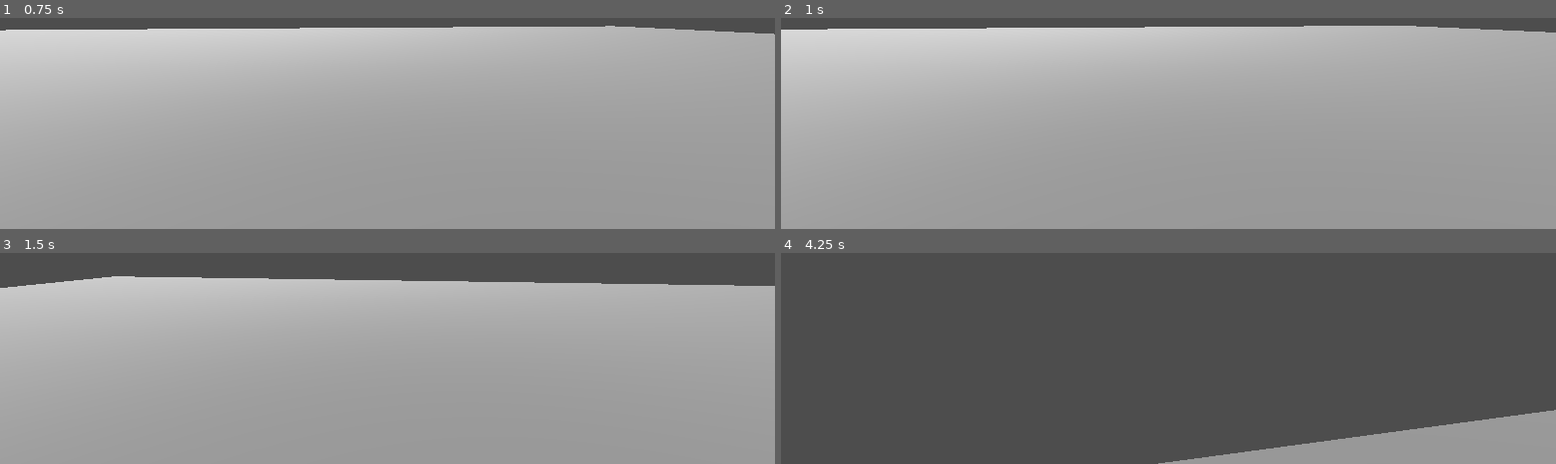
Above: before the commit, frames 1-4 (two rows, left to right).
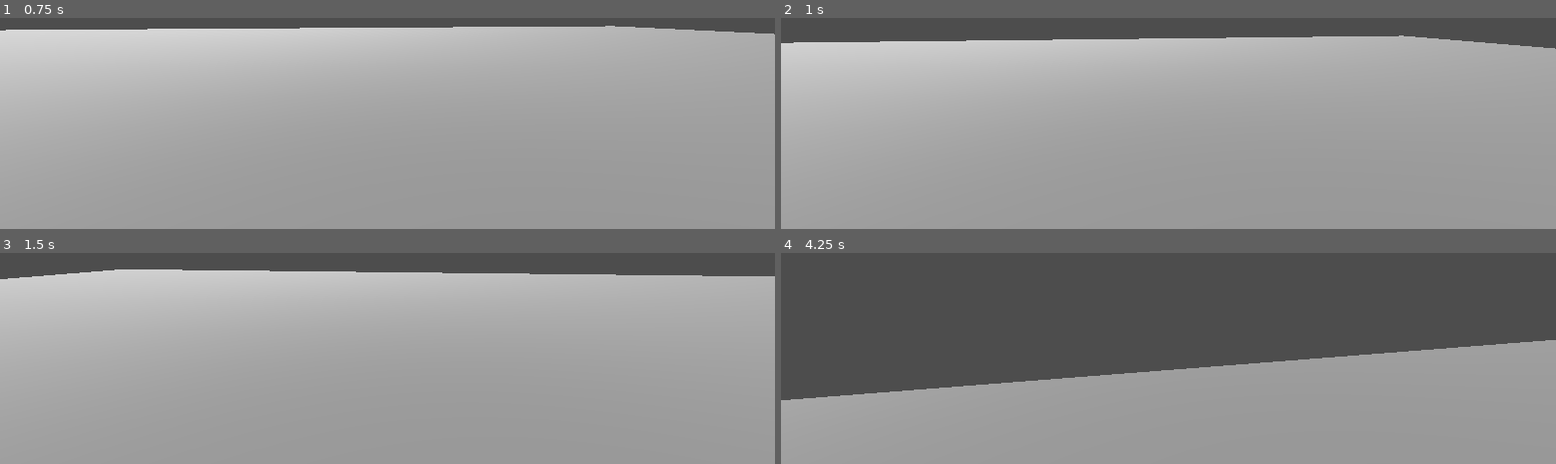
Above: after the commit, the same moments.

Repository: corkranspPA/APCSA-PostTerm2026
Game: Godot game, scene res://main.tscn
Same seed, same stepped clock (60 frames per second), same inputs: the game is played once before the commit and once after it.
Inputs (mouse positions are in pixels of both pictures, inside the frame that each line leads up to):
- Up to frame 1 (0.75 s): tap Enter at 0.5 s; move the mouse to (outside the picture) at 0.52 s; hold W (move_forward) from 0.53 s (still down); hold C (crouch) from 0.53 s (still down)
- Up to frame 2 (1 s): keep holding W (move_forward); keep holding C (crouch); tap Space (jump) at 0.77, 0.8 s
- Up to frame 3 (1.5 s): keep holding W (move_forward); tap Space (jump) at 1.07, 1.35 s; move the mouse to (outside the picture) at 1.27 s; release C (crouch) at 1.28 s
- Up to frame 4 (4.25 s): keep holding W (move_forward); tap Space (jump) at 1.52, 1.82, 2.3, 3.02, 3.32, 3.6, 3.77, 4.07 s; tap C (crouch) at 1.55, 2.85 s; move the mouse to (outside the picture) at 2.02 s; hold C (crouch) 2.03-2.78 s; move the mouse to (1160, 253) at 2.77 s; move the mouse to (outside the picture) at 3.52 s

Frame 1 is identical in both runs. In frame 2, 5.7% of the frame differs, in the area x 0-100%, y 3-15%; in frame 3, 3.9%; in frame 4, 38%, in the area x 0-100%, y 41-100%.

Commit message:
Update player.gd

Diff:
--- a/player.gd
+++ b/player.gd
@@ -4,7 +4,6 @@
 @export var crouch_speed := 3.0
 @export var jump_velocity := 4.5
 @export var mouse_sensitivity := 0.002
-
 @export var crouch_lerp_speed := 10.0
 
 @onready var head: Node3D = $Head
@@ -13,6 +12,8 @@
 
 var pitch := 0.0
 var is_crouching := false
+
+var was_on_floor := true
 
 var stand_height := 2.0
 var crouch_height := 1.2
@@ -52,10 +53,18 @@
 func _physics_process(delta: float) -> void:
 	handle_crouch(delta)
 
+	# --- landing detection (basic hook) ---
+	if not was_on_floor and is_on_floor():
+		# You can add sound, camera shake, etc here later
+		pass
+
+	was_on_floor = is_on_floor()
+
 	if not is_on_floor():
 		velocity += get_gravity() * delta
 
-	if Input.is_action_just_pressed("jump") and is_on_floor() and not is_crouching:
+	# --- jump (crouch unaffected) ---
+	if Input.is_action_just_pressed("jump") and is_on_floor():
 		velocity.y = jump_velocity
 
 	var input_dir := Input.get_vector(
@@ -80,7 +89,7 @@
 
 
 # -------------------------
-# CEILING CHECK FUNCTION
+# CEILING CHECK
 # -------------------------
 func can_stand_up() -> bool:
 	var space_state = get_world_3d().direct_space_state
@@ -92,37 +101,39 @@
 
 	query.exclude = [self]
 
-	var result = space_state.intersect_ray(query)
-
-	return result.is_empty()
+	return space_state.intersect_ray(query).is_empty()
 
 
 # -------------------------
-# CROUCH SYSTEM (SMOOTH)
+# CROUCH SYSTEM (TOGGLE + SMOOTH)
 # -------------------------
 func handle_crouch(delta: float) -> void:
 	var shape = collision.shape as CapsuleShape3D
 	if not shape:
 		return
 
-	var wants_crouch = Input.is_action_pressed("crouch")
+	# --- toggle crouch ---
+	if Input.is_action_just_pressed("crouch") and is_on_floor():
+		if is_crouching:
+			if can_stand_up():
+				is_crouching = false
+		else:
+			is_crouching = true
 
-	# prevent standing if ceiling is blocking
-	if not wants_crouch and not can_stand_up():
-		wants_crouch = true
+	# --- safety: block standing under ceilings ---
+	if not is_crouching and not can_stand_up():
+		is_crouching = true
 
-	is_crouching = wants_crouch
-
-	# target values
+	# --- targets ---
 	var target_height = crouch_height if is_crouching else stand_height
 	var target_cam_y = crouch_cam_y if is_crouching else stand_cam_y
 	var target_collision_y = -0.5 if is_crouching else 0.0
 
-	# smooth capsule height
+	# --- smooth capsule ---
 	shape.height = lerp(shape.height, target_height, crouch_lerp_speed * delta)
 
-	# smooth collision offset (prevents floating)
+	# --- smooth collider offset ---
 	collision.position.y = lerp(collision.position.y, target_collision_y, crouch_lerp_speed * delta)
 
-	# smooth camera movement
+	# --- smooth camera ---
 	camera.position.y = lerp(camera.position.y, target_cam_y, crouch_lerp_speed * delta)
